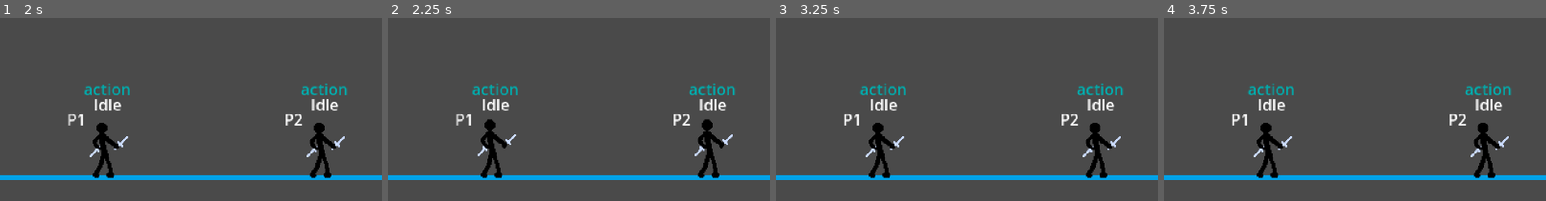
Above: before the commit, frames 1-4 (left to right).
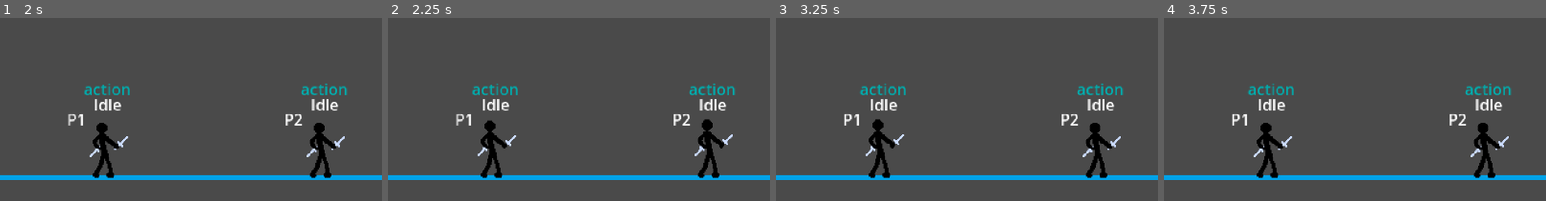
Above: after the commit, the same moments.

Repository: cynmeiciel/KnS
Game: Godot game, scene res://Scene/TestStage.tscn
Two runs of this game, one before a commit and one after it. Both use one fixed random seed, a clock stepped at 60 frames per second and the inputs below.
Inputs:
- Up to frame 1 (2 s): tap Enter (ui_accept) at 0.5, 0.77, 1.07, 1.52, 1.82 s; tap A (a) at 0.6 s; tap D (d) at 0.8, 1.35 s; tap G (g) at 1.55 s
- Up to frame 2 (2.25 s): tap G (g) at 2.1 s
- Up to frame 3 (3.25 s): tap H (h) at 2.3, 2.85 s; tap Enter (ui_accept) at 3.02 s; tap J (j) at 3.05 s
- Up to frame 4 (3.75 s): tap Enter (ui_accept) at 3.32 s; tap J (j) at 3.6 s
The pictures show only the part of the screen within x 22-72%, y 36-86%; the shares and areas given below are measured in that part.

Frame 1 is identical in both runs. In frame 2, 0.2% of the frame differs, in the area x 24-34%, y 55-71%; in frame 3, 0.4%, in the area x 23-34%, y 55-80%; in frame 4, nothing differs.

Commit message:
Implement basic stats for Player

Diff:
--- a/Player/Player.tscn
+++ b/Player/Player.tscn
@@ -10,7 +10,12 @@
 [ext_resource type="Script" path="res://StateMachine/air.gd" id="6_x3fcm"]
 [ext_resource type="PackedScene" uid="uid://kjk8ohhfeno" path="res://Debug/debug_player.tscn" id="7_m3551"]
 [ext_resource type="Script" path="res://StateMachine/dash.gd" id="8_aacly"]
+[ext_resource type="Script" path="res://Player/mana.gd" id="10_f62f3"]
+[ext_resource type="Script" path="res://Player/stamina.gd" id="11_jttmc"]
 [ext_resource type="Script" path="res://Player/health.gd" id="11_pbic4"]
+
+[sub_resource type="CapsuleShape2D" id="CapsuleShape2D_f5mm6"]
+height = 52.0
 
 [sub_resource type="AtlasTexture" id="AtlasTexture_oqcdf"]
 atlas = ExtResource("2_2go1e")
@@ -105,9 +110,6 @@
 "speed": 15.0
 }]
 
-[sub_resource type="CapsuleShape2D" id="CapsuleShape2D_f5mm6"]
-height = 52.0
-
 [node name="Player" type="CharacterBody2D"]
 position = Vector2(40, 33)
 collision_mask = 7
@@ -115,16 +117,6 @@
 platform_floor_layers = 4294967294
 script = ExtResource("1_q5g7w")
 p_ctr = ExtResource("2_f3poj")
-
-[node name="AnimatedSprite2D" type="AnimatedSprite2D" parent="."]
-texture_filter = 1
-sprite_frames = SubResource("SpriteFrames_ygs45")
-animation = &"air"
-autoplay = "idle"
-offset = Vector2(0, -13)
-
-[node name="CollisionShape2D" type="CollisionShape2D" parent="."]
-shape = SubResource("CapsuleShape2D_f5mm6")
 
 [node name="StateMachine" type="Node" parent="."]
 script = ExtResource("3_5uvqm")
@@ -155,8 +147,29 @@
 
 [node name="Knocked" type="Node" parent="StateMachine"]
 
-[node name="Health" type="Node" parent="."]
+[node name="Stats" type="Node" parent="."]
+
+[node name="Health" type="Node" parent="Stats"]
+unique_name_in_owner = true
 script = ExtResource("11_pbic4")
+
+[node name="Mana" type="Node" parent="Stats"]
+unique_name_in_owner = true
+script = ExtResource("10_f62f3")
+
+[node name="Stamina" type="Node" parent="Stats"]
+unique_name_in_owner = true
+script = ExtResource("11_jttmc")
+
+[node name="CollisionShape2D" type="CollisionShape2D" parent="."]
+shape = SubResource("CapsuleShape2D_f5mm6")
+
+[node name="AnimatedSprite2D" type="AnimatedSprite2D" parent="."]
+texture_filter = 1
+sprite_frames = SubResource("SpriteFrames_ygs45")
+animation = &"air"
+autoplay = "idle"
+offset = Vector2(0, -13)
 
 [node name="DEBUG_Player" parent="." instance=ExtResource("7_m3551")]
 offset_left = -39.0
--- a/Player/health.gd
+++ b/Player/health.gd
@@ -1,14 +1,29 @@
 extends Node
 class_name Health
 
+signal hp_changed(new_hp)
+signal is_dead()
+
 const HP_MAX: int = 1000
-
+var hp: int:
+	set(val):
+		hp = clamp(round(val), 0, 1000)
+		hp_changed.emit(hp)
+		if hp == 0:
+			is_dead.emit()
+	get:
+		return hp
 
 # Called when the node enters the scene tree for the first time.
 func _ready():
-	pass # Replace with function body.
+	hp = HP_MAX
 
 
 # Called every frame. 'delta' is the elapsed time since the previous frame.
 func _process(delta):
 	pass
+
+func _unhandled_input(event):
+	if event.is_action_pressed("ui_accept"):
+		hp -= 10
+		print(hp)
--- /dev/null
+++ b/Player/mana.gd
@@ -0,0 +1,26 @@
+extends Node
+class_name Mana
+
+signal mp_changed(new_mp)
+
+const MP_MAX: int = 1000
+var mp: int:
+	set(val):
+		mp = clamp(round(val), 0, 1000)
+		mp_changed.emit(mp)
+	get:
+		return mp
+
+# Called when the node enters the scene tree for the first time.
+func _ready():
+	mp = MP_MAX
+
+
+# Called every frame. 'delta' is the elapsed time since the previous frame.
+func _process(delta):
+	pass
+
+#func _unhandled_input(event):
+	#if event.is_action_pressed("ui_accept"):
+		#mp -= 10
+		#print(mp)
--- /dev/null
+++ b/Player/stamina.gd
@@ -0,0 +1,24 @@
+extends Node
+class_name Stamina
+
+signal st_changed(new_st)
+
+const ST_MAX: int = 100
+var st: int:
+	set(val):
+		st = clamp(round(val), 0, 100)
+		st_changed.emit(st)
+	get:
+		return st
+
+# Called when the node enters the scene tree for the first time.
+func _ready():
+	st = ST_MAX
+
+
+# Called every frame. 'delta' is the elapsed time since the previous frame.
+func _process(delta):
+	pass
+
+#func _unhandled_input(event):
+	#pass
Not shown: 1 places in Player/Player.tscn that only renumber resources
